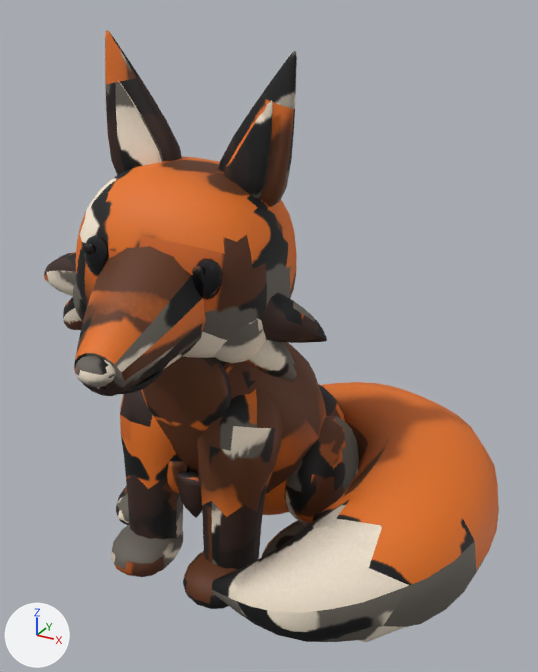
One commit to the FBX model models/export/fox.fbx: the scene before it, then after it.
Rendered twice from a 50 mm lens placed at (2.5, -3.98, 3.63), pointed at (0.39, -0.13, 1.71). Lighting does not change. The marker at lower left points along +X, +Y and +Z. The older version comes first. Vertices at exactly the same position are counted once.

Names of what the first picture shows: 'Fox_Body', 'Fox_Eye'.
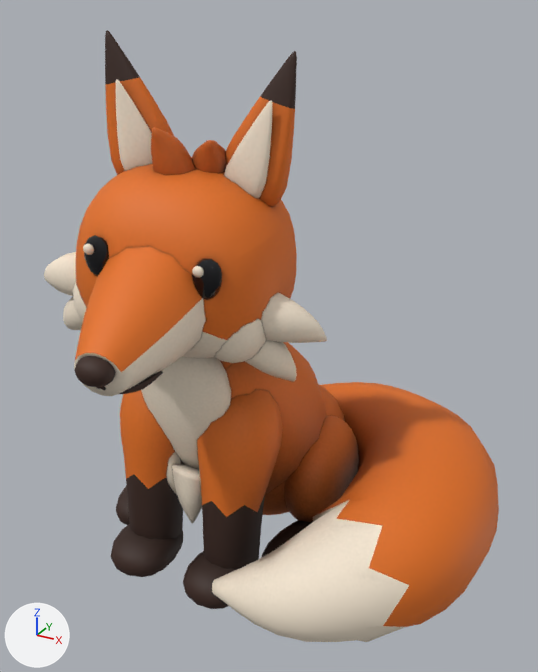
Commit message: Fox pet: rounds 9 to 11

The change, as JSON lines over the scene's bpy script:
```json
{"block": "me_fox_body", "where": "# used by ob_fox_body; location = (0.0, 0.0, 0.0)"}
{"op": "remove", "block": "me_fox_body", "code": "me_fox_body.from_pydata(...)  # 4640 vertices, 4730 faces; spans x -0.91..1.9, y -1.63..1.53, z -0.01..3.52"}
{"op": "add", "block": "me_fox_body", "code": "me_fox_body.from_pydata(...)  # 4932 vertices, 5034 faces; spans x -0.91..1.9, y -1.63..1.53, z -0.01..3.52"}
{"block": "me_fox_body", "change": "me_fox_body part 1: the loose piece of 58 vertices spanning x -0.31..-0.03, y -0.61..-0.41, z 0.54..0.87 is rebuilt with 66 vertices and now spans x -0.38..-0.07, y -0.62..-0.43, z 0.56..0.95"}
{"block": "me_fox_body", "change": "me_fox_body part 2: the loose piece of 58 vertices spanning x -0.12..0.17, y -0.61..-0.41, z 0.41..0.79 is rebuilt with 66 vertices and now spans x -0.14..0.18, y -0.62..-0.43, z 0.37..0.85"}
{"block": "me_fox_body", "change": "me_fox_body part 3: a new loose piece of 66 vertices spanning x -0.11..0.14, y -0.7..-0.42, z 2.72..3.05, in mat_fox_body_baked (picture img_fox_colour_png)"}
{"block": "me_fox_body", "change": "me_fox_body part 4: a new loose piece of 66 vertices spanning x 0.01..0.27, y -0.52..-0.26, z 2.7..2.98, in mat_fox_body_baked (picture img_fox_colour_png)"}
{"block": "me_fox_body", "change": "me_fox_body part 5"}
{"block": "me_fox_body", "change": "57 vertices are removed from x 0.06..0.35, y -0.61..-0.41, z 0.6..0.89"}
{"block": "me_fox_body", "change": "200 faces are deleted"}
{"block": "me_fox_body", "change": "1 vertex moves within x 0.14, y -0.53, z 0.62"}
{"block": "me_fox_body", "change": "191 vertices are added at x -0.26..0.4, y -0.62..1.07, z 0.05..1.75"}
{"block": "me_fox_body", "change": "5 new vertices lie (0.0, 0.08, 0.05) away from vertices in x -0.26..0.26, y 0.02..0.84, z 0.11..0.86"}
{"block": "me_fox_body", "change": "5 new vertices lie (0.0, 0.08, -0.05) away from vertices in x -0.26..0.26, y 0.02..0.84, z 0.16..1.58"}
{"block": "me_fox_body", "change": "344 new faces join them"}
{"block": "me_fox_body", "change": "me_fox_body part 6: 4272 kept faces spanning x -0.91..1.9, y -1.63..1.53, z 0.0..3.52 get new texture (UV) coordinates"}
```

Where the change shows, as pixel boxes (x1, y1, x2, y2) in the pictures (538 x 672 px):
```json
{"part": 1, "of": "me_fox_body", "change": "rebuilt", "before": [167, 459, 187, 494], "after": [167, 452, 181, 495]}
{"part": 2, "of": "me_fox_body", "change": "rebuilt", "before": [177, 468, 202, 518], "after": [172, 463, 202, 523]}
{"part": 3, "of": "me_fox_body", "change": "added", "after": [151, 127, 195, 175], "on screen": "brown"}
{"part": 4, "of": "me_fox_body", "change": "added", "after": [192, 140, 226, 173], "on screen": "brown"}
{"part": 5, "of": "me_fox_body", "change": "reshaped", "before": [198, 342, 323, 515], "after": [199, 342, 323, 515], "on screen": "mostly hidden"}
{"part": 6, "of": "me_fox_body", "change": "surface changed", "before": [44, 30, 485, 642], "after": [44, 30, 485, 642], "on screen": "lighter"}
```
